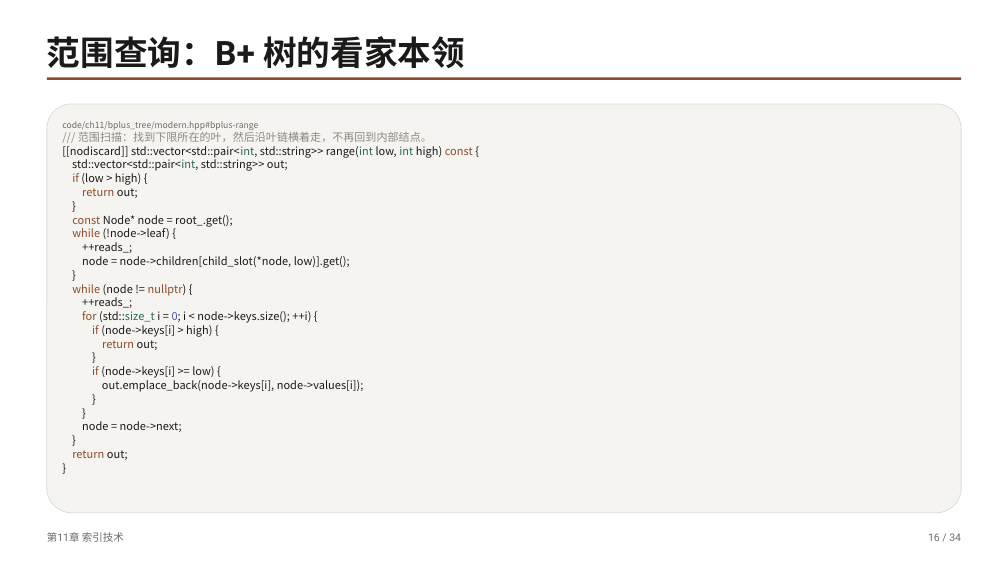
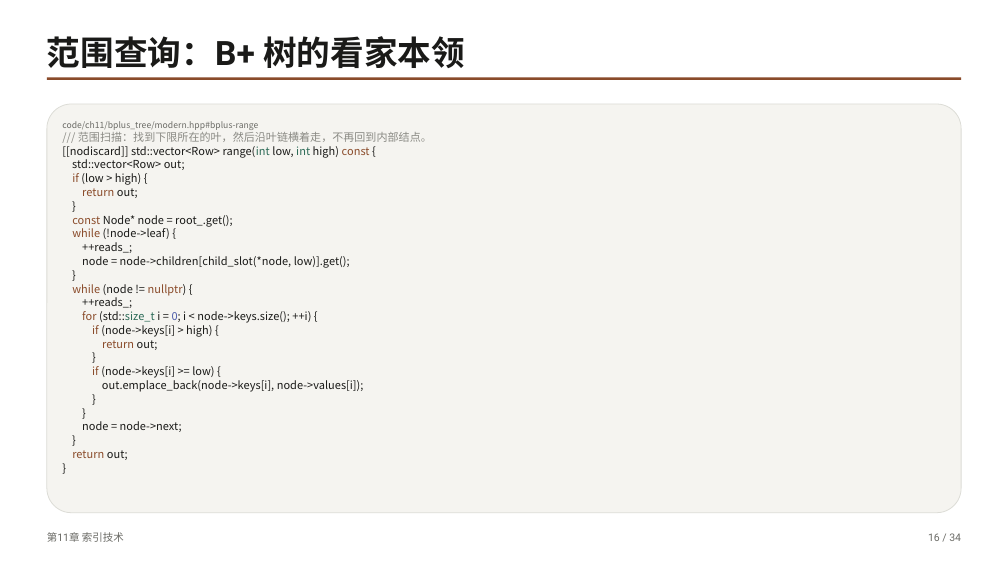
Before and after one commit to GMyhf/dsa-modernization, a slide deck: slide 16 of book/slides/pptx/ch11-index.pptx. Drawn at 1008x567 pixels with LibreOffice and Linux fonts; fonts in the diff are those of the drawing. Boxes give left, top, right and bottom in pixels: in the first picture for what was removed or moved away, otherwise in the second. Text is boxed around its words. In the diff, an @@ line names an element or a change of style, - is before the commit and + after.

```diff
--- a/book/slides/pptx/ch11-index.pptx
+++ b/book/slides/pptx/ch11-index.pptx
@@ text in rounded rectangle at box(62, 146, 370, 170): text changed @@
-[[nodiscard]] std::vector<std::pair<int, std::string>> range(int low, int high) const {
-std::vector<std::pair<int, std::string>> out;
+[[nodiscard]] std::vector<Row> range(int low, int high) const {
+std::vector<Row> out;
```
Also in this commit, not shown: 4 other slides changed, 29 other files.
